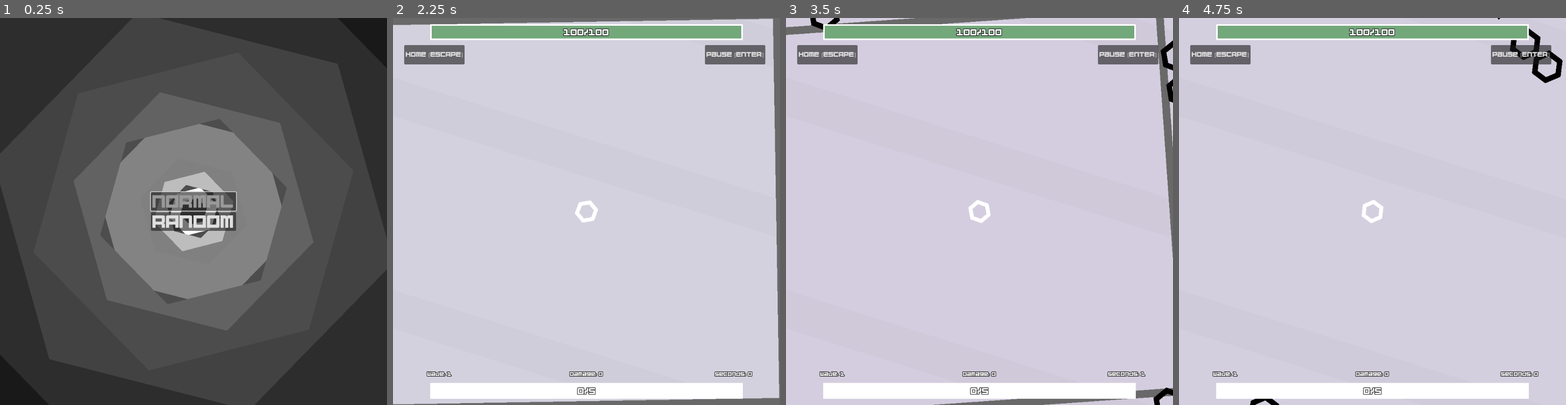
Above: before the commit, frames 1-4 (left to right).
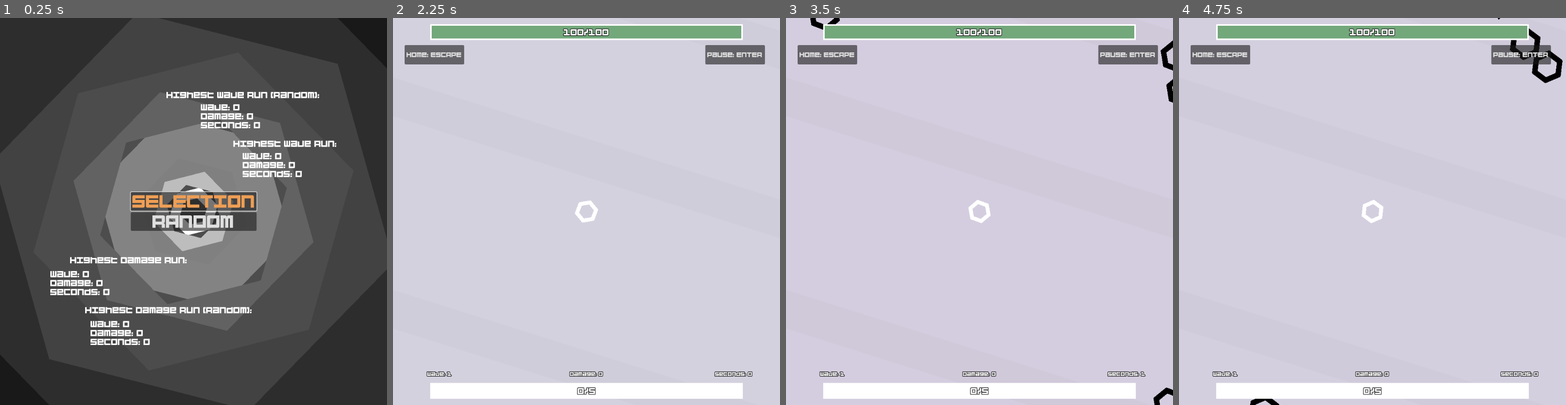
Above: after the commit, the same moments.

Repository: pharnisch/Hexagonal-Havoc
Game: Godot game, scene res://home.tscn
Same seed, same stepped clock (60 frames per second), same inputs: the game is played once before the commit and once after it.
Inputs (mouse positions are in pixels of both pictures, inside the frame that each line leads up to):
- Up to frame 1 (0.25 s): no input
- Up to frame 2 (2.25 s): click "NORMAL" (after the commit: "SELECTION") at 0.5 s; click "Home [ESCAPE]" (after the commit: "Home: ESCAPE") at 1.25 s; click "RANDOM" at 2 s
- Up to frame 3 (3.5 s): tap Enter at 2.75 s; move the mouse to (1064, 192) at 2.77 s; hold Right (ui_right) from 2.78 s (still down); hold Enter from 2.78 s (still down); click (1064, 192) at 2.92 s; tap Space at 3.02 s
- Up to frame 4 (4.75 s): release Right (ui_right) at 3.5 s; release Enter at 3.5 s; click "Home [ESCAPE]" (after the commit: "Home: ESCAPE") at 3.5 s; click "NORMAL" (after the commit: "SELECTION") at 4.25 s

The runs differ from the first frame. In frame 1, 5.3% of the frame differs, in the area x 13-87%, y 19-85%; in frame 2, 3.3%; in frame 3, 2.5%; in frame 4, 0.3%.

Commit message:
.

Diff:
--- /dev/null
+++ b/HomeCanvas.gd
@@ -0,0 +1,99 @@
+extends CanvasLayer
+
+var highscore = null
+const SAVE_PATH = "user://highscore.json"
+var bestwavetext = null
+var bestdamagetext = null
+var bestwavetext2 = null
+var bestdamagetext2 = null
+
+# Called when the node enters the scene tree for the first time.
+func _ready():
+	bestwavetext = get_node("BestWave").get_node("BestWaveText")
+	bestdamagetext = get_node("BestDamage").get_node("BestDamageText")
+	bestwavetext2 = get_node("BestWave2").get_node("BestWaveText")
+	bestdamagetext2 = get_node("BestDamage2").get_node("BestDamageText")
+	self.load_highscore()
+	self.display_highscore()
+
+
+	#get_tree().get_root().get_child(0).get_node("UI")
+
+
+# Called every frame. 'delta' is the elapsed time since the previous frame.
+func _process(delta):
+	pass
+
+func display_highscore():
+	var s_wave = "Wave: " + str(highscore["Map_1"]["best_wave"]["wave"]) + "\nDamage: " + str(highscore["Map_1"]["best_wave"]["damage"]) + "\nSeconds: " + str(highscore["Map_1"]["best_wave"]["seconds"])
+	var s_damage = "Wave: " + str(highscore["Map_1"]["best_damage"]["wave"]) + "\nDamage: " + str(highscore["Map_1"]["best_damage"]["damage"]) + "\nSeconds: " + str(highscore["Map_1"]["best_damage"]["seconds"])
+	var s_wave2 = "Wave: " + str(highscore["Map_2"]["best_wave"]["wave"]) + "\nDamage: " + str(highscore["Map_2"]["best_wave"]["damage"]) + "\nSeconds: " + str(highscore["Map_2"]["best_wave"]["seconds"])
+	var s_damage2 = "Wave: " + str(highscore["Map_2"]["best_damage"]["wave"]) + "\nDamage: " + str(highscore["Map_2"]["best_damage"]["damage"]) + "\nSeconds: " + str(highscore["Map_2"]["best_damage"]["seconds"])
+	bestwavetext.text = s_wave
+	bestdamagetext.text = s_damage
+	bestwavetext2.text = s_wave2
+	bestdamagetext2.text = s_damage2
+
+func set_default_highscore():
+	self.highscore = {
+		"Map_1": {
+			"best_seconds":  {
+				"wave": 0,
+				"damage": 0,
+				"seconds": 0
+			},
+			"best_wave":  {
+				"wave": 0,
+				"damage": 0,
+				"seconds": 0
+			},
+			"best_damage":  {
+				"wave": 0,
+				"damage": 0,
+				"seconds": 0
+			}
+		},
+		"Map_2": {
+			"best_seconds":  {
+				"wave": 0,
+				"damage": 0,
+				"seconds": 0
+			},
+			"best_wave":  {
+				"wave": 0,
+				"damage": 0,
+				"seconds": 0
+			},
+			"best_damage":  {
+				"wave": 0,
+				"damage": 0,
+				"seconds": 0
+			}
+		},
+	}
+
+func load_highscore():
+	if not FileAccess.file_exists(SAVE_PATH):
+		print("Save file does not exist")
+		set_default_highscore()
+		return
+	var file = FileAccess.open(SAVE_PATH, FileAccess.READ)
+
+	if file:
+		var content = file.get_as_text()
+		print(content)
+		file.close()
+
+		var json = JSON.new()
+		var error = json.parse(content)
+
+		if error == OK:
+			self.highscore = json.data
+			#print("Data loaded successfully")
+			#print(self.highscore)
+		else:
+			print("Failed to parse save file")
+			set_default_highscore()
+	else:
+		print("Failed to open file for reading")
+		set_default_highscore()
--- a/StartLevel.gd
+++ b/StartLevel.gd
@@ -4,11 +4,21 @@
 @export var level = 1
 @export var sel = false
 
+var sound_player = null
+var choose_sound = null
+var select_sound = null
+
 # Called when the node enters the scene tree for the first time.
 func _ready():
 	self.pressed.connect(self.on_pressed)
+	self.connect("focus_entered", Callable(self, "_on_focus_entered"))
 	if self.sel:
 		self.grab_focus()
+
+	if sound_player == null:
+		sound_player = get_parent().get_parent().get_parent().get_node("SoundPlayer")
+		choose_sound = preload("res://hexagon_assets/menuchoose.wav")
+		select_sound = preload("res://hexagon_assets/menuselect.wav")
 
 
 # Called every frame. 'delta' is the elapsed time since the previous frame.
@@ -17,5 +27,13 @@
 
 func on_pressed():
 	#get_tree().change_scene_to_packed(load("res://map_1.tscn"))
-	print(get_tree().paused)
+	#if sound_player != null:
+#		sound_player.stream = select_sound
+#		sound_player.play()
+	#print(get_tree().paused)
 	get_tree().change_scene_to_packed(load("res://map_" + str(self.level) + ".tscn"))
+
+func _on_focus_entered():
+	if sound_player != null:
+		sound_player.stream = choose_sound
+		sound_player.play()
--- a/button.tscn
+++ b/button.tscn
@@ -16,7 +16,7 @@
 offset_bottom = 75.0
 grow_horizontal = 2
 grow_vertical = 2
-theme_override_colors/font_focus_color = Color(0.6, 0.6, 0.6, 1)
+theme_override_colors/font_focus_color = Color(0.933333, 0.619608, 0.333333, 1)
 theme_override_fonts/font = ExtResource("1_riwjo")
 theme_override_font_sizes/font_size = 12
 text = "asfj  lskjfd lslasas sdklfj sh asdf ölsh"
--- a/end_ui.tscn
+++ b/end_ui.tscn
@@ -18,6 +18,6 @@
 offset_right = 480.0
 offset_bottom = -105.0
 grow_vertical = 0
-text = "Restart [SPACE]"
+text = "Restart: SPACE"
 script = ExtResource("2_4iykj")
 scene_name = "map_1"
--- a/home.tscn
+++ b/home.tscn
@@ -1,14 +1,17 @@
-[gd_scene load_steps=6 format=3 uid="uid://d23y5ma6np0tv"]
-
+[gd_scene load_steps=8 format=3 uid="uid://d23y5ma6np0tv"]
+
+[ext_resource type="Script" path="res://HomeCanvas.gd" id="1_4n4f3"]
 [ext_resource type="Script" path="res://StartLevel.gd" id="1_ra1gt"]
 [ext_resource type="FontFile" uid="uid://bsuwta6n1amr" path="res://hexagon_assets/bumpitup.ttf" id="2_pa13x"]
-[ext_resource type="AudioStream" uid="uid://5x6qdj66trn5" path="res://BeepBox-Song.wav" id="2_y441u"]
 [ext_resource type="Script" path="res://hexagon_decoration.gd" id="3_03g8u"]
+[ext_resource type="AudioStream" uid="uid://cndniok5jlf1c" path="res://hexagon_assets/awesome.wav" id="5_04bun"]
+[ext_resource type="AudioStream" uid="uid://brrjmgqpdkr5n" path="res://music/Density & Time - MAZE ♫ NO COPYRIGHT 8-bit Music.mp3" id="5_dnlt1"]
 [ext_resource type="Script" path="res://Starthilfe.gd" id="5_vcq54"]
 
 [node name="Home" type="Node"]
 
 [node name="CanvasLayer" type="CanvasLayer" parent="."]
+script = ExtResource("1_4n4f3")
 
 [node name="1" type="Control" parent="CanvasLayer"]
 layout_mode = 3
@@ -40,16 +43,16 @@
 layout_mode = 2
 size_flags_horizontal = 3
 size_flags_vertical = 3
-theme_override_colors/font_focus_color = Color(0.6, 0.6, 0.6, 1)
+theme_override_colors/font_focus_color = Color(0.933333, 0.619608, 0.333333, 1)
 theme_override_colors/icon_normal_color = Color(0, 0, 0, 0)
+theme_override_colors/icon_focus_color = Color(0, 0, 0, 0)
 theme_override_colors/icon_pressed_color = Color(0, 0, 0, 0)
 theme_override_colors/icon_hover_color = Color(0, 0, 0, 0)
 theme_override_colors/icon_hover_pressed_color = Color(0, 0, 0, 0)
-theme_override_colors/icon_focus_color = Color(0, 0, 0, 0)
 theme_override_colors/icon_disabled_color = Color(0, 0, 0, 0)
 theme_override_fonts/font = ExtResource("2_pa13x")
 theme_override_font_sizes/font_size = 32
-text = "NORMAL"
+text = "SELECTION"
 script = ExtResource("1_ra1gt")
 sel = true
 
@@ -57,12 +60,12 @@
 layout_mode = 2
 size_flags_horizontal = 3
 size_flags_vertical = 3
-theme_override_colors/font_focus_color = Color(0.6, 0.6, 0.6, 1)
+theme_override_colors/font_focus_color = Color(0.933333, 0.619608, 0.333333, 1)
 theme_override_colors/icon_normal_color = Color(0, 0, 0, 0)
+theme_override_colors/icon_focus_color = Color(0, 0, 0, 0)
 theme_override_colors/icon_pressed_color = Color(0, 0, 0, 0)
 theme_override_colors/icon_hover_color = Color(0, 0, 0, 0)
 theme_override_colors/icon_hover_pressed_color = Color(0, 0, 0, 0)
-theme_override_colors/icon_focus_color = Color(0, 0, 0, 0)
 theme_override_colors/icon_disabled_color = Color(0, 0, 0, 0)
 theme_override_fonts/font = ExtResource("2_pa13x")
 theme_override_font_sizes/font_size = 32
@@ -186,10 +189,151 @@
 color = Color(0.0980392, 0.0980392, 0.0980392, 1)
 width = 25
 
+[node name="BestWave" type="Label" parent="CanvasLayer"]
+anchors_preset = 8
+anchor_left = 0.5
+anchor_top = 0.5
+anchor_right = 0.5
+anchor_bottom = 0.5
+offset_left = 103.0
+offset_top = -185.0
+offset_right = 371.0
+offset_bottom = -162.0
+grow_horizontal = 2
+grow_vertical = 2
+theme_override_fonts/font = ExtResource("2_pa13x")
+text = "Highest Wave Run:"
+
+[node name="BestWaveText" type="Label" parent="CanvasLayer/BestWave"]
+layout_mode = 1
+anchors_preset = 8
+anchor_left = 0.5
+anchor_top = 0.5
+anchor_right = 0.5
+anchor_bottom = 0.5
+offset_left = -110.0
+offset_top = 41.5
+offset_right = 158.0
+offset_bottom = 64.5
+grow_horizontal = 2
+grow_vertical = 2
+theme_override_fonts/font = ExtResource("2_pa13x")
+text = "Wave: 0
+Damage: 0
+Seconds: 0"
+
+[node name="BestDamage" type="Label" parent="CanvasLayer"]
+anchors_preset = 8
+anchor_left = 0.5
+anchor_top = 0.5
+anchor_right = 0.5
+anchor_bottom = 0.5
+offset_left = -319.0
+offset_top = 116.0
+offset_right = -16.0
+offset_bottom = 139.0
+grow_horizontal = 2
+grow_vertical = 2
+theme_override_fonts/font = ExtResource("2_pa13x")
+text = "Highest Damage Run:"
+
+[node name="BestDamageText" type="Label" parent="CanvasLayer/BestDamage"]
+layout_mode = 1
+anchors_preset = 8
+anchor_left = 0.5
+anchor_top = 0.5
+anchor_right = 0.5
+anchor_bottom = 0.5
+offset_left = -202.5
+offset_top = 45.5
+offset_right = 100.5
+offset_bottom = 68.5
+grow_horizontal = 2
+grow_vertical = 2
+theme_override_fonts/font = ExtResource("2_pa13x")
+text = "Wave: 0
+Damage: 0
+Seconds: 0"
+
+[node name="BestWave2" type="Label" parent="CanvasLayer"]
+anchors_preset = 8
+anchor_left = 0.5
+anchor_top = 0.5
+anchor_right = 0.5
+anchor_bottom = 0.5
+offset_left = -70.0
+offset_top = -311.0
+offset_right = 327.0
+offset_bottom = -288.0
+grow_horizontal = 2
+grow_vertical = 2
+theme_override_fonts/font = ExtResource("2_pa13x")
+text = "Highest Wave Run (Random):"
+
+[node name="BestWaveText" type="Label" parent="CanvasLayer/BestWave2"]
+layout_mode = 1
+anchors_preset = 8
+anchor_left = 0.5
+anchor_top = 0.5
+anchor_right = 0.5
+anchor_bottom = 0.5
+offset_left = -110.0
+offset_top = 41.5
+offset_right = 158.0
+offset_bottom = 64.5
+grow_horizontal = 2
+grow_vertical = 2
+theme_override_fonts/font = ExtResource("2_pa13x")
+text = "Wave: 0
+Damage: 0
+Seconds: 0"
+
+[node name="BestDamage2" type="Label" parent="CanvasLayer"]
+anchors_preset = 8
+anchor_left = 0.5
+anchor_top = 0.5
+anchor_right = 0.5
+anchor_bottom = 0.5
+offset_left = -280.0
+offset_top = 245.0
+offset_right = 152.0
+offset_bottom = 268.0
+grow_horizontal = 2
+grow_vertical = 2
+theme_override_fonts/font = ExtResource("2_pa13x")
+text = "Highest Damage Run (Random):"
+
+[node name="BestDamageText" type="Label" parent="CanvasLayer/BestDamage2"]
+layout_mode = 1
+anchors_preset = 8
+anchor_left = 0.5
+anchor_top = 0.5
+anchor_right = 0.5
+anchor_bottom = 0.5
+offset_left = -202.5
+offset_top = 45.5
+offset_right = 100.5
+offset_bottom = 68.5
+grow_horizontal = 2
+grow_vertical = 2
+theme_override_fonts/font = ExtResource("2_pa13x")
+text = "Wave: 0
+Damage: 0
+Seconds: 0"
+
 [node name="AudioStreamPlayer" type="AudioStreamPlayer" parent="."]
-stream = ExtResource("2_y441u")
+stream = ExtResource("5_dnlt1")
+volume_db = -3.748
 autoplay = true
 
 [node name="Starthilfe" type="Node" parent="."]
 process_mode = 3
 script = ExtResource("5_vcq54")
+
+[node name="SoundPlayer" type="AudioStreamPlayer" parent="."]
+process_mode = 3
+stream = ExtResource("5_04bun")
+
+[node name="SoundPlayer" type="AudioStreamPlayer" parent="SoundPlayer"]
+process_mode = 3
+stream = ExtResource("5_04bun")
--- a/map_1.gd
+++ b/map_1.gd
@@ -29,6 +29,7 @@
 func _physics_process(delta):
 	if win_condition():
 		get_tree().get_root().get_child(0).get_node("UI").get_node("GratulationMessage").visible = true
+		get_tree().get_root().get_child(0).get_node("UI").get_script().save_highscore()
 		return
 
 	self.agony += delta*0.1
--- a/map_1.tscn
+++ b/map_1.tscn
@@ -5,7 +5,7 @@
 [ext_resource type="PackedScene" uid="uid://bi5fcq38pi5oy" path="res://skill_container.tscn" id="3_15fcn"]
 [ext_resource type="Script" path="res://BackgroundRect.gd" id="4_lmk7g"]
 [ext_resource type="PackedScene" uid="uid://km765w0j4vfi" path="res://ui.tscn" id="5_edmx6"]
-[ext_resource type="AudioStream" uid="uid://c5fcbo2f0guem" path="res://onlymp3.to - Super Hexagon FULL Soundtrack-jigRSeRYMzA-192k-1709038307.mp3" id="6_rtydc"]
+[ext_resource type="AudioStream" uid="uid://db5rkq8ehhv8a" path="res://music/AdhesiveWombat - Night Shade ♫ NO COPYRIGHT 8-bit Music.mp3" id="6_ck3ii"]
 [ext_resource type="Script" path="res://MusicPlayer.gd" id="7_nstrk"]
 [ext_resource type="AudioStream" uid="uid://cndniok5jlf1c" path="res://hexagon_assets/awesome.wav" id="7_vftx8"]
 [ext_resource type="Script" path="res://Starthilfe.gd" id="9_y1nyp"]
@@ -39,7 +39,7 @@
 
 [node name="MusicPlayer" type="AudioStreamPlayer" parent="."]
 process_mode = 3
-stream = ExtResource("6_rtydc")
+stream = ExtResource("6_ck3ii")
 script = ExtResource("7_nstrk")
 
 [node name="SoundPlayer" type="AudioStreamPlayer" parent="."]
--- a/map_2.tscn
+++ b/map_2.tscn
@@ -5,7 +5,7 @@
 [ext_resource type="PackedScene" uid="uid://bi5fcq38pi5oy" path="res://skill_container.tscn" id="3_4gfci"]
 [ext_resource type="Script" path="res://BackgroundRect.gd" id="4_qfsai"]
 [ext_resource type="PackedScene" uid="uid://km765w0j4vfi" path="res://ui.tscn" id="5_tv7tw"]
-[ext_resource type="AudioStream" uid="uid://c5fcbo2f0guem" path="res://onlymp3.to - Super Hexagon FULL Soundtrack-jigRSeRYMzA-192k-1709038307.mp3" id="6_qli0r"]
+[ext_resource type="AudioStream" uid="uid://db5rkq8ehhv8a" path="res://music/AdhesiveWombat - Night Shade ♫ NO COPYRIGHT 8-bit Music.mp3" id="6_t1gv1"]
 [ext_resource type="Script" path="res://MusicPlayer.gd" id="7_3pt2g"]
 [ext_resource type="AudioStream" uid="uid://cndniok5jlf1c" path="res://hexagon_assets/awesome.wav" id="8_qex14"]
 [ext_resource type="Script" path="res://Starthilfe.gd" id="9_wkjsk"]
@@ -40,7 +40,7 @@
 
 [node name="MusicPlayer" type="AudioStreamPlayer" parent="."]
 process_mode = 3
-stream = ExtResource("6_qli0r")
+stream = ExtResource("6_t1gv1")
 script = ExtResource("7_3pt2g")
 
 [node name="SoundPlayer" type="AudioStreamPlayer" parent="."]
@@ -344,35 +344,43 @@
 script = ExtResource("9_wkjsk")
 
 [node name="LabyrinthPart1" parent="." instance=ExtResource("10_14kd2")]
+visible = false
 
 [node name="LabyrinthPart2" parent="." instance=ExtResource("10_14kd2")]
+visible = false
 scale = Vector2(2, 2)
 rotation_speed = -1
 rotation_start = 90
 
 [node name="LabyrinthPart3" parent="." instance=ExtResource("10_14kd2")]
+visible = false
 scale = Vector2(3, 3)
 rotation_start = 180
 
 [node name="LabyrinthPart4" parent="." instance=ExtResource("10_14kd2")]
+visible = false
 scale = Vector2(5, 5)
 rotation_speed = -1
 rotation_start = 270
 
 [node name="LabyrinthPart5" parent="." instance=ExtResource("10_14kd2")]
+visible = false
 scale = Vector2(8, 8)
 rotation_start = 360
 
 [node name="LabyrinthPart6" parent="." instance=ExtResource("10_14kd2")]
+visible = false
 scale = Vector2(13, 13)
 rotation_speed = -1
 rotation_start = 450
 
 [node name="LabyrinthPart7" parent="." instance=ExtResource("10_14kd2")]
+visible = false
 scale = Vector2(21, 21)
 rotation_start = 540
 
 [node name="LabyrinthPart8" parent="." instance=ExtResource("10_14kd2")]
+visible = false
 scale = Vector2(34, 34)
 rotation_speed = -1
 rotation_start = 600
--- a/player.gd
+++ b/player.gd
@@ -11,6 +11,7 @@
 var skill_system = null
 var hp = null
 var exp_bonus = 0
+var touch_direction = Vector2()
 
 var start_sound = null
 var rank_up_sound = null
@@ -18,6 +19,10 @@
 var die_sound = null
 
 var endUI = load("res://end_ui.tscn")
+
+# Variable to store whether the mouse (or touch) is pressed
+var is_pressed = false
+
 
 func _start():
 	self.name = "Player"
@@ -43,6 +48,14 @@
 	move_direction.x = Input.get_action_strength("ui_right") - Input.get_action_strength("ui_left")
 	move_direction.y = Input.get_action_strength("ui_down") - Input.get_action_strength("ui_up")
 
+	if self.touch_direction != Vector2():
+		move_direction = self.touch_direction
+
+	var os_name = OS.get_name()
+
+
+
+
 	move_direction = move_direction.normalized()
 	var camera_rotated = self.get_node("Camera2D").rotation
 	move_direction = move_direction.rotated(camera_rotated)
@@ -61,9 +74,40 @@
 
 	%Movement._set_direction(move_direction)
 
+
+# Mobile Steuerung (Touch-Eingabe)
+func _input(event):
+	# Mobile Steuerung (Touch-Eingabe)
+	#if os_name == "Android" or os_name == "iOS" or OS.has_feature("touchscreen"):
+	if event is InputEventMouseButton or event is InputEventScreenTouch:
+		if event.pressed:  # When the mouse button is pressed
+			is_pressed = true
+
+			# Calculate the direction relative to the screen center when clicked
+			var screen_center = get_viewport().get_visible_rect().size / 2
+			move_direction = (event.position - screen_center).normalized()
+			self.touch_direction = move_direction  # You can use this for movement
+
+			print("Mouse pressed at position: ", event.position)
+
+		elif not event.pressed and is_pressed:  # When the mouse button is released
+			self.touch_direction = Vector2()
+			is_pressed = false
+			print("Mouse released")
+
+	# Handle mouse movement while pressed
+	if is_pressed and (event is InputEventMouseMotion or event is InputEventScreenTouch):
+		# Update the move direction as the mouse slides
+		var screen_center = get_viewport().get_visible_rect().size / 2
+		move_direction = (event.position - screen_center).normalized()
+		self.touch_direction = move_direction  # You can use this for movement
+
+		print("Mouse moved, new direction: ", move_direction)
+
 func die():
 	sound_player.stream = die_sound
 	sound_player.play()
+	get_tree().get_root().get_child(0).get_node("UI").get_script().save_highscore()
 	get_tree().paused = true
 	var eUI = self.endUI.instantiate()
 	get_parent().get_node("UI").add_child(eUI)
--- a/project.godot
+++ b/project.godot
@@ -12,7 +12,7 @@
 
 config/name="Hexagonal Havoc"
 run/main_scene="res://home.tscn"
-config/features=PackedStringArray("4.2", "Forward Plus")
+config/features=PackedStringArray("4.3", "Forward Plus")
 config/icon="res://icon.svg"
 
 [display]
--- a/skill_container.gd
+++ b/skill_container.gd
@@ -8,6 +8,11 @@
 var line_sound = null
 var square_sound = null
 
+var choose_sound = null
+var select_sound = null
+
+
+
 signal talent_chosen(skill_identifier)
 
 # Called when the node enters the scene tree for the first time.
@@ -15,6 +20,7 @@
 	self.player = owner.get_node("Player")
 	self.skill_system = self.player.get_node("Weapon").get_node("SkillSystem")
 	self.button = load("res://button.tscn")
+
 	#self.display_options()
 
 
@@ -25,6 +31,8 @@
 		triangle_sound = preload("res://hexagon_assets/triangle.wav")
 		square_sound = preload("res://hexagon_assets/square.wav")
 		line_sound = preload("res://hexagon_assets/line.wav")
+		choose_sound = preload("res://hexagon_assets/menuchoose.wav")
+		select_sound = preload("res://hexagon_assets/menuselect.wav")
 
 func display_options(options=["A", "B", "C"]):
 	var gc = self.get_node("Container").get_node("GridContainer")
@@ -67,6 +75,7 @@
 		b.identifier = option
 		gc.add_child(b)
 		b.talent_chosen.connect(self.on_talent_chosen)
+		b.connect("focus_entered", Callable(self, "_on_focus_entered"))
 		if option == options[0]: # first option
 			b.grab_focus()
 	self.get_node("AnimationPlayer").play("UI_animation_test")
@@ -80,16 +89,19 @@
 		gc.remove_child(n)
 		n.queue_free()
 
-	print(skill_identifier)
+	#print(skill_identifier)
 	if "line:learned" in skill_identifier:
 		sound_player.stream = line_sound
 		sound_player.play()
-	if "triangle:learned" in skill_identifier:
+	elif "triangle:learned" in skill_identifier:
 		sound_player.stream = triangle_sound
 		sound_player.play()
-	if "square:learned" in skill_identifier:
+	elif "square:learned" in skill_identifier:
 		sound_player.stream = square_sound
 		sound_player.play()
+	#else:
+#		sound_player.stream = select_sound
+#		sound_player.play()
 
 	talent_chosen.emit(skill_identifier)
 
@@ -197,3 +209,9 @@
 			return descriptions[spl[0]][spl[1]]
 	else:
 		return descriptions[identifier]
+
+
+func _on_focus_entered():
+	if sound_player != null:
+		sound_player.stream = choose_sound
+		sound_player.play()
--- a/ui.gd
+++ b/ui.gd
@@ -2,6 +2,10 @@
 
 var lifebar = null
 var timer = 0
+var saveInterval = 5
+var saveIntervalTimer = 5
+const SAVE_PATH = "user://highscore.json"
+var highscore = null
 
 # Called when the node enters the scene tree for the first time.
 func _ready():
@@ -9,12 +13,123 @@
 	owner.get_node("Player").on_exp_change.connect(on_exp_change)
 	self.lifebar = get_node("LifeBar")
 
+	self.load_highscore()
+
+
+
 # Called every frame. 'delta' is the elapsed time since the previous frame.
 func _physics_process(delta):
+	saveIntervalTimer -= delta
+	if saveIntervalTimer <= 0:
+		saveIntervalTimer += saveInterval
+		self.save_highscore()
+
 	timer += delta
 	self.get_node("TimeText").text = "Seconds: " + str(round(timer))
 	self.get_node("Wave").text = "Wave: " + str(get_parent().wave_ind + 1)
 	self.get_node("Damage").text = "Damage: " + str(round(get_parent().total_damage_done))
+
+func save_highscore():
+	var seconds = int(self.get_node("TimeText").text)
+	var wave = int(self.get_node("Wave").text)
+	var damage = int(self.get_node("Damage").text)
+
+	var scene_name = get_tree().current_scene.name
+
+	var data = self.highscore
+	#if data["best_seconds"]["seconds"] < seconds:
+#		data["best_seconds"] = {#
+#			"wave": wave,
+#			"damage": damage,
+#			"seconds": seconds
+#		}
+	if data[scene_name]["best_wave"]["wave"] < wave:
+		data[scene_name]["best_wave"] = {
+			"wave": wave,
+			"damage": damage,
+			"seconds": seconds
+		}
+	if data[scene_name]["best_damage"]["damage"] < damage:
+		data[scene_name]["best_damage"] = {
+			"wave": wave,
+			"damage": damage,
+			"seconds": seconds
+		}
+
+	#print(data)
+	self.highscore = data
+	var file = FileAccess.open(SAVE_PATH, FileAccess.WRITE)
+	if file:
+		file.store_string(JSON.stringify(data))
+		#print("Data saved successfully to: ", SAVE_PATH)
+		file.close()
+	else:
+		print("Failed to open file for saving")
+
+func set_default_highscore():
+	self.highscore = {
+		"Map_1": {
+			"best_seconds":  {
+				"wave": 0,
+				"damage": 0,
+				"seconds": 0
+			},
+			"best_wave":  {
+				"wave": 0,
+				"damage": 0,
+				"seconds": 0
+			},
+			"best_damage":  {
+				"wave": 0,
+				"damage": 0,
+				"seconds": 0
+			}
+		},
+		"Map_2": {
+			"best_seconds":  {
+				"wave": 0,
+				"damage": 0,
+				"seconds": 0
+			},
+			"best_wave":  {
+				"wave": 0,
+				"damage": 0,
+				"seconds": 0
+			},
+			"best_damage":  {
+				"wave": 0,
+				"damage": 0,
+				"seconds": 0
+			}
+		},
+	}
+
+func load_highscore():
+	if not FileAccess.file_exists(SAVE_PATH):
+		print("Save file does not exist")
+		set_default_highscore()
+		return
+	var file = FileAccess.open(SAVE_PATH, FileAccess.READ)
+
+	if file:
+		var content = file.get_as_text()
+		print(content)
+		file.close()
+
+		var json = JSON.new()
+		var error = json.parse(content)
+
+		if error == OK:
+			self.highscore = json.data
+			#print("Data loaded successfully")
+			#print(self.highscore)
+		else:
+			print("Failed to parse save file")
+			set_default_highscore()
+	else:
+		print("Failed to open file for reading")
+		set_default_highscore()
+
 
 func health_change(health, max_health):
 	lifebar.value = health
--- a/ui.tscn
+++ b/ui.tscn
@@ -179,7 +179,7 @@
 offset_right = 461.0
 offset_bottom = 120.0
 grow_vertical = 1
-text = "Pause [ENTER]"
+text = "Pause: ENTER"
 script = ExtResource("4_d8r7h")
 
 [node name="GratulationMessage" parent="." instance=ExtResource("5_tuia0")]
@@ -200,6 +200,6 @@
 offset_right = -316.0
 offset_bottom = 120.0
 grow_vertical = 1
-text = "Home [ESCAPE]"
+text = "Home: ESCAPE"
 script = ExtResource("4_66hqg")
 scene_name = "home"
Not shown, removed: BeepBox-Song.wav.import
Not shown, changed: export_presets.cfg
Not shown, added: music/AdhesiveWombat - Night Shade ♫ NO COPYRIGHT 8-bit Music.mp3.import
Not shown, added: music/BeepBox-Song.wav.import
Not shown, added: music/Density & Time - MAZE ♫ NO COPYRIGHT 8-bit Music.mp3.import
Not shown, changed: BeepBox-Song.wav
Not shown, added: hom28E2.tmp
Not shown, added: hom4C1.tmp
Not shown, added: homD0B7.tmp
Not shown, added: homEDAF.tmp
Not shown, added: music/AdhesiveWombat - Night Shade ♫ NO COPYRIGHT 8-bit Music.mp3
Not shown, added: music/BeepBox-Song.wav
(and 1 more such lines)
